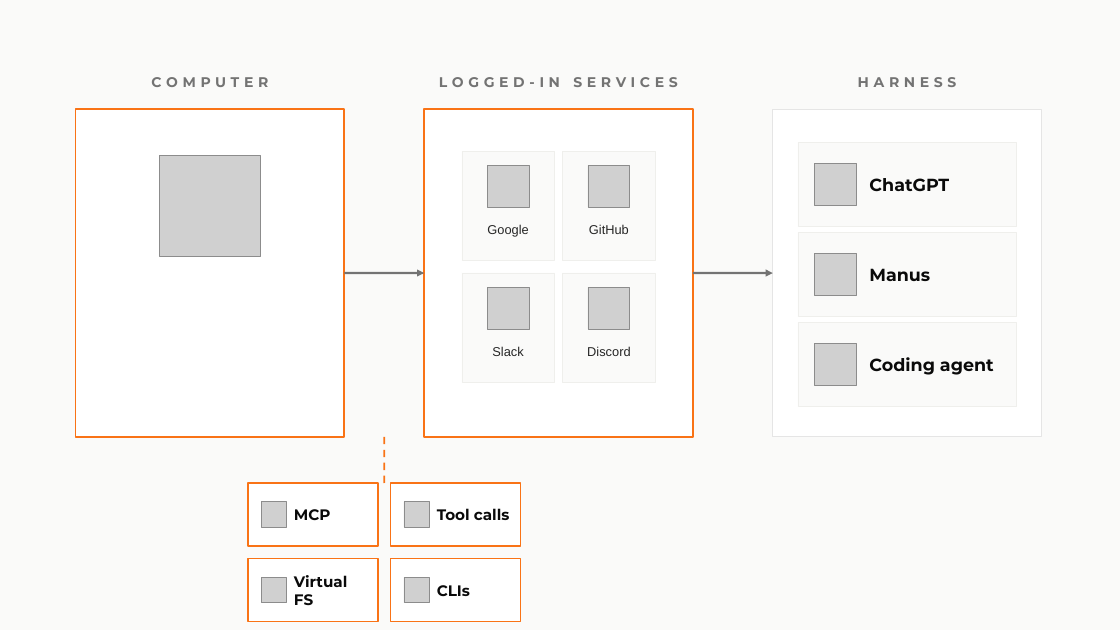
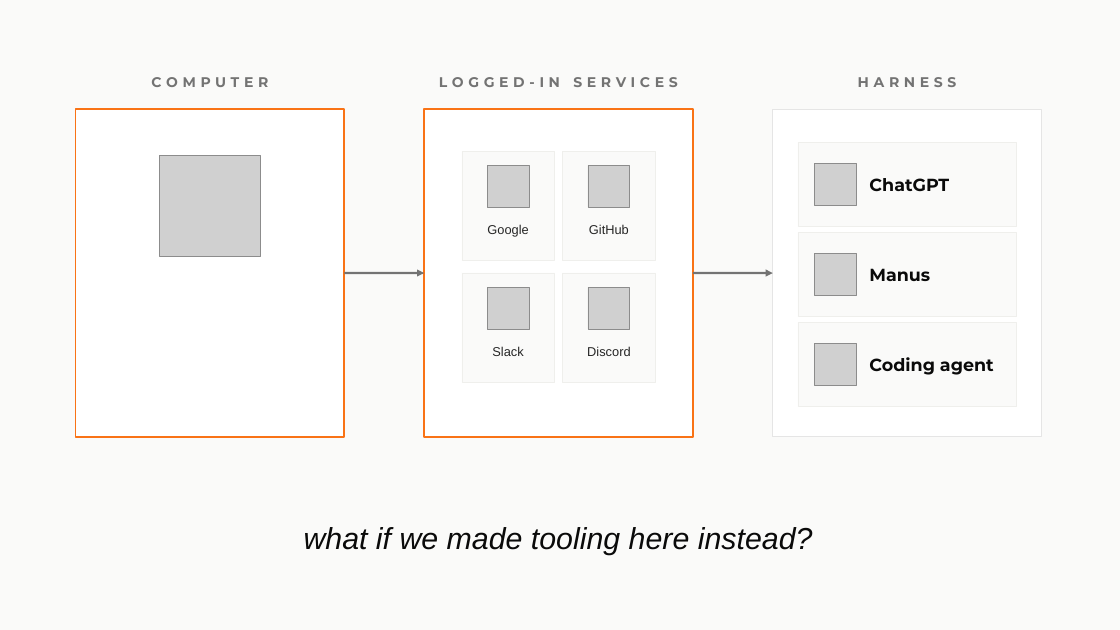
Before and after one commit to Ben2W/stoke, a slide deck: slide 4 of rigkit-talk.pptx. Drawn at 1120x630 pixels with LibreOffice and Linux fonts; fonts in the diff are those of the drawing; grey boxes stand for pictures. Boxes give left, top, right and bottom in pixels: in the first picture for what was removed or moved away, otherwise in the second. Text is boxed around its words. In the diff, an @@ line names an element or a change of style, - is before the commit and + after.

```diff
--- a/rigkit-talk.pptx
+++ b/rigkit-talk.pptx
@@ line removed from (385, 437) to (385, 483) @@
@@ rectangle removed at [248, 483, 378, 546] @@
@@ picture removed at [261, 502, 287, 527] @@
@@ text removed at [294, 509, 331, 520] @@
-MCP
@@ rectangle removed at [391, 483, 521, 546] @@
@@ picture removed at [404, 502, 429, 527] @@
@@ text removed at [437, 508, 509, 520] @@
-Tool calls
@@ text added at [304, 527, 813, 555], 26 pt, text #0A0A0A, italic @@
+what if we made tooling here instead?
@@ rectangle removed at [248, 559, 378, 622] @@
@@ rectangle removed at [391, 559, 521, 622] @@
@@ picture removed at [261, 578, 287, 603] @@
@@ text removed at [294, 575, 347, 605] @@
-Virtual FS
@@ picture removed at [404, 578, 429, 603] @@
@@ text removed at [437, 585, 470, 596] @@
-CLIs
```
Also in this commit, not shown: 2 other slides changed, 1 slide added, 1 slide removed, 18 other files.
